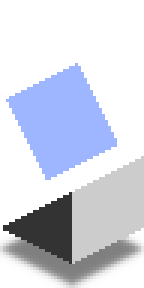
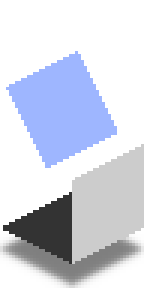
Layer changes from the first (144, 288) image to the second:
painted on "Glass" over (6, 51, 117, 180)
painted on "Cover" over (51, 132, 141, 192)
painted on "Roof copy" over (6, 54, 75, 99)
painted on "Front copy" over (72, 144, 144, 192)
